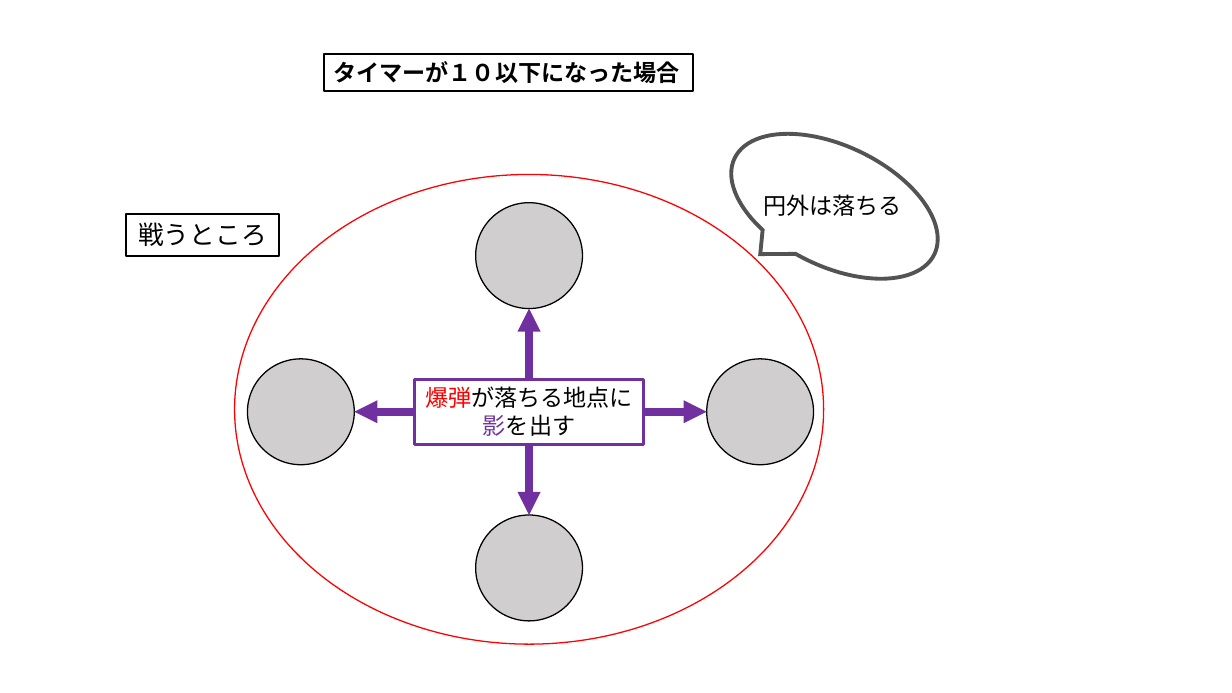
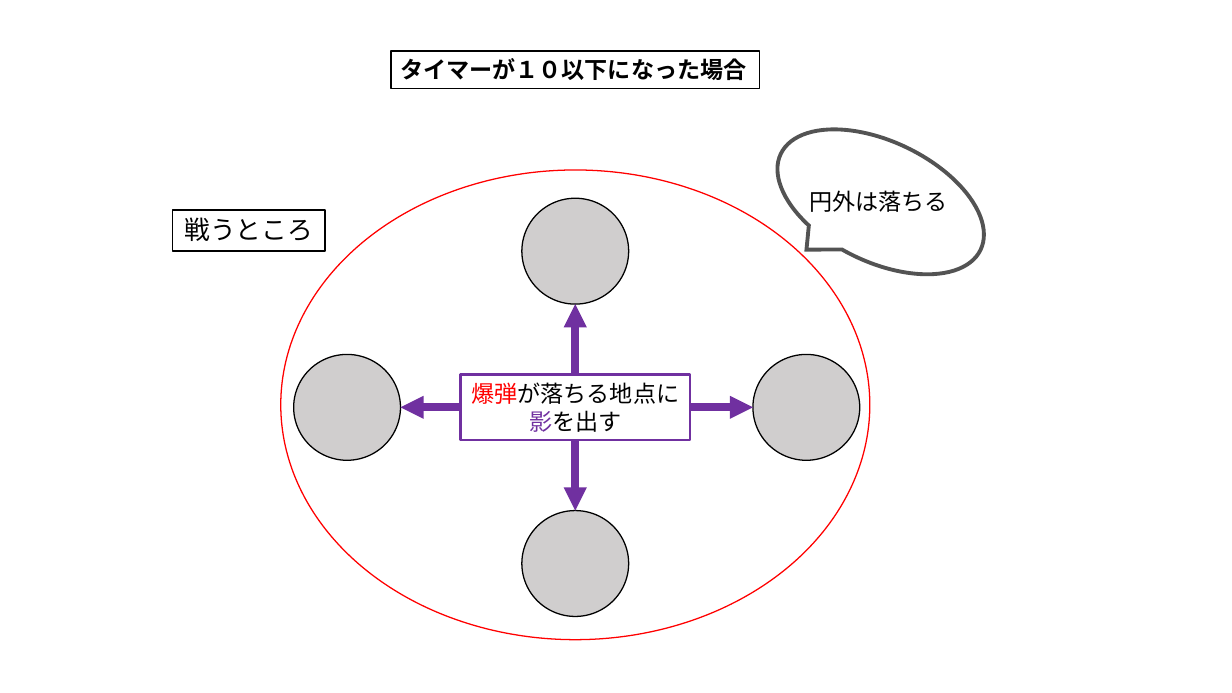
Before and after one commit to MizukiKato0416/sotsugyou_time_kato, a slide deck: slide 15 of 卒業制作_超ぶっ飛び超絶バトロワ（仮）.pptx. Drawn at 1232x693 pixels with LibreOffice and Linux fonts; fonts in the diff are those of the drawing. Boxes give left, top, right and bottom in pixels: in the first picture for what was removed or moved away, otherwise in the second. Text is boxed around its words. In the diff, an @@ line names an element or a change of style, - is before the commit and + after.

```diff
--- a/卒業制作_超ぶっ飛び超絶バトロワ（仮）.pptx
+++ b/卒業制作_超ぶっ飛び超絶バトロワ（仮）.pptx
@@ rectangle "タイマーが１０以下になった場合": place and size @@
-rectangle "タイマーが１０以下になった場合" at [324, 54, 693, 91]
+rectangle "タイマーが１０以下になった場合" at [391, 51, 760, 88]
@@ 5 ellipses, 4 arrows, 2 rectangles, 1 text, 1 speech bubble: place and size @@
-5 ellipses, 4 arrows, 2 rectangles, 1 text, 1 speech bubble at [127, 104, 961, 644]
+5 ellipses, 4 arrows, 2 rectangles, 1 text, 1 speech bubble at [173, 99, 1007, 640]
```
Also in this commit, not shown: 1 other file.
